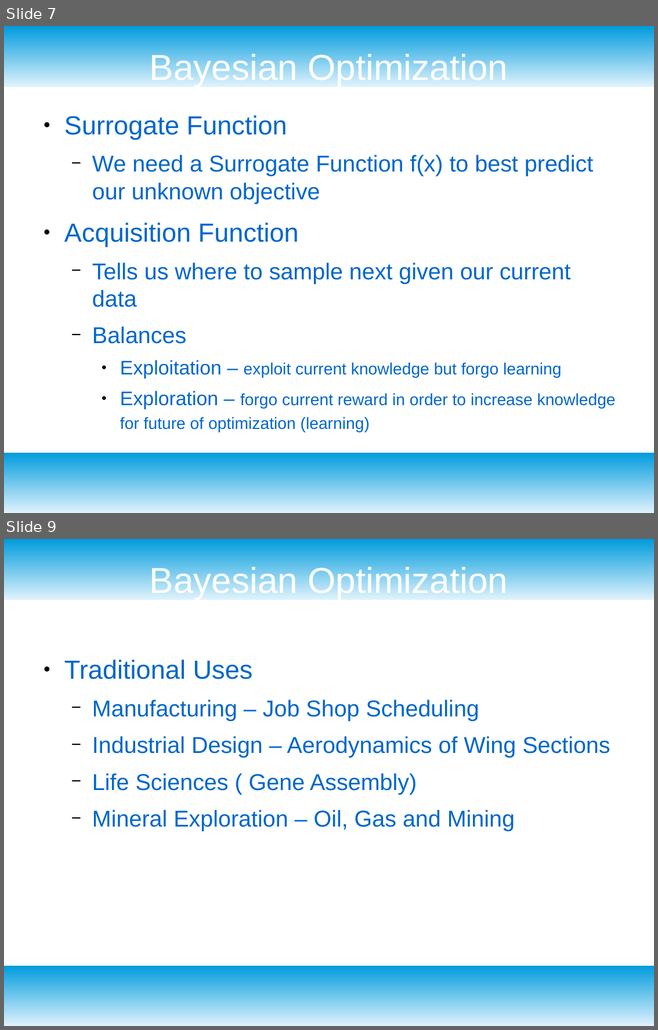
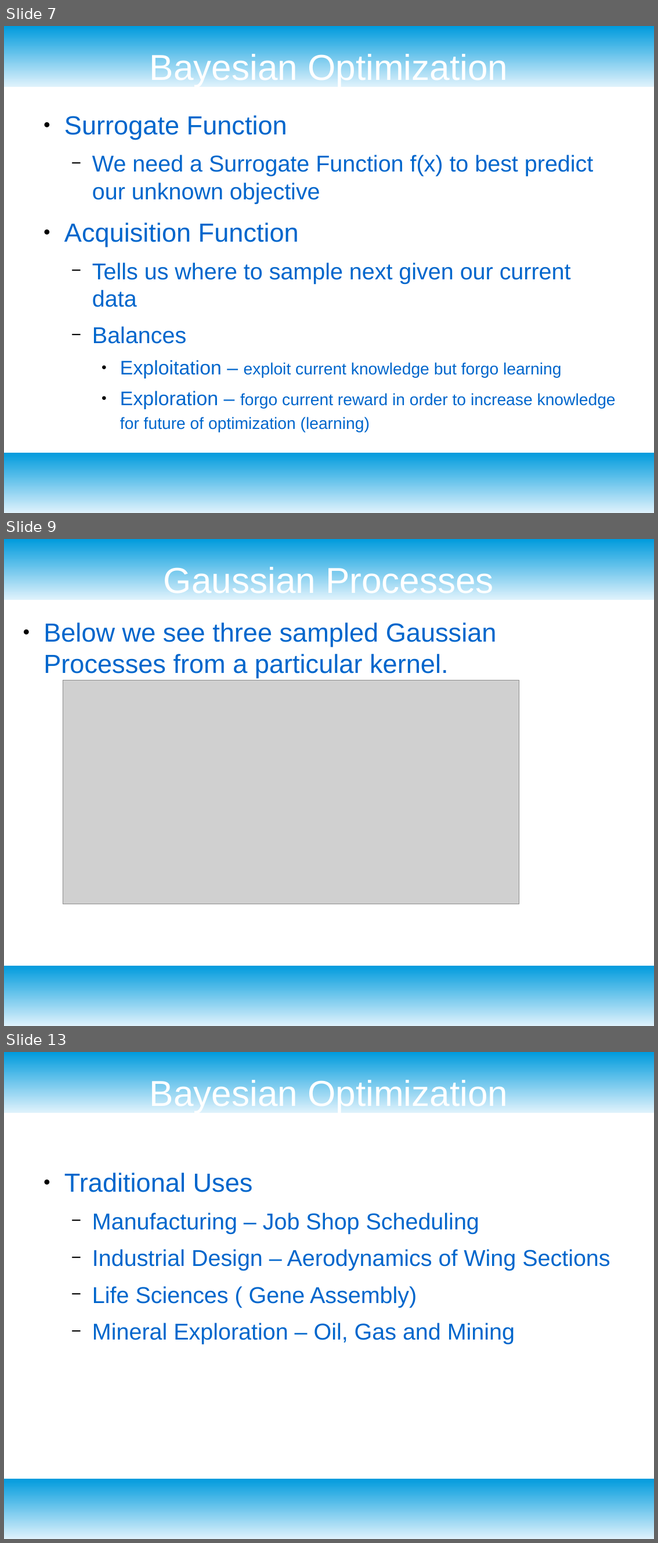
Before and after one commit to dataronio/ThinkfulCapstone, a slide deck: CapstoneDeck.odp. Shown one above the other, each under a label of ours: slides 7 and 9 before the commit, slides 7, 9 and 13 after it; the slides between them are not shown. The pictures are 658x1030 and 658x1543 pixels, drawn with LibreOffice and Linux fonts; fonts in the diff are those of the drawing; grey boxes stand for pictures. Boxes give left, top, right and bottom in pixels: in the first picture for what was removed or moved away, otherwise in the second. Text is boxed around its words. In the diff, an @@ line names an element or a change of style, - is before the commit and + after.

```diff
--- a/CapstoneDeck.odp
+++ b/CapstoneDeck.odp
@@ slide 9 added at (4,539,654,1026), background #FFFFFF; not listed: 2 template elements that a slide beside it also shows @@
@@ title added at (164,565,494,600), 44 pt, text #FFFFFF @@
+Gaussian Processes
@@ text added at (43,623,496,678), 32 pt, text #0066CC @@
+● Below we see three sampled Gaussian Processes from a particular kernel.
@@ picture added at (63,681,519,904) @@
@@ what was slide 9 is now slide 13 @@
```
Also in this commit, not shown: 3 slides changed, 4 other slides added, 1 slide removed.
